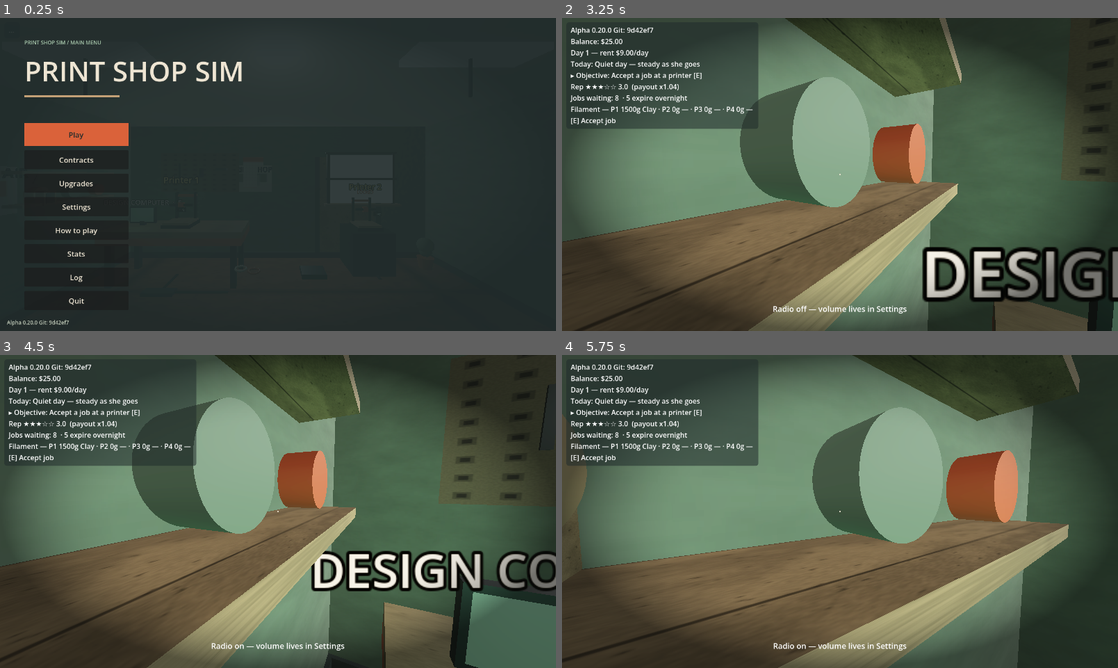
Above: before the commit, frames 1-4 (two rows, left to right).
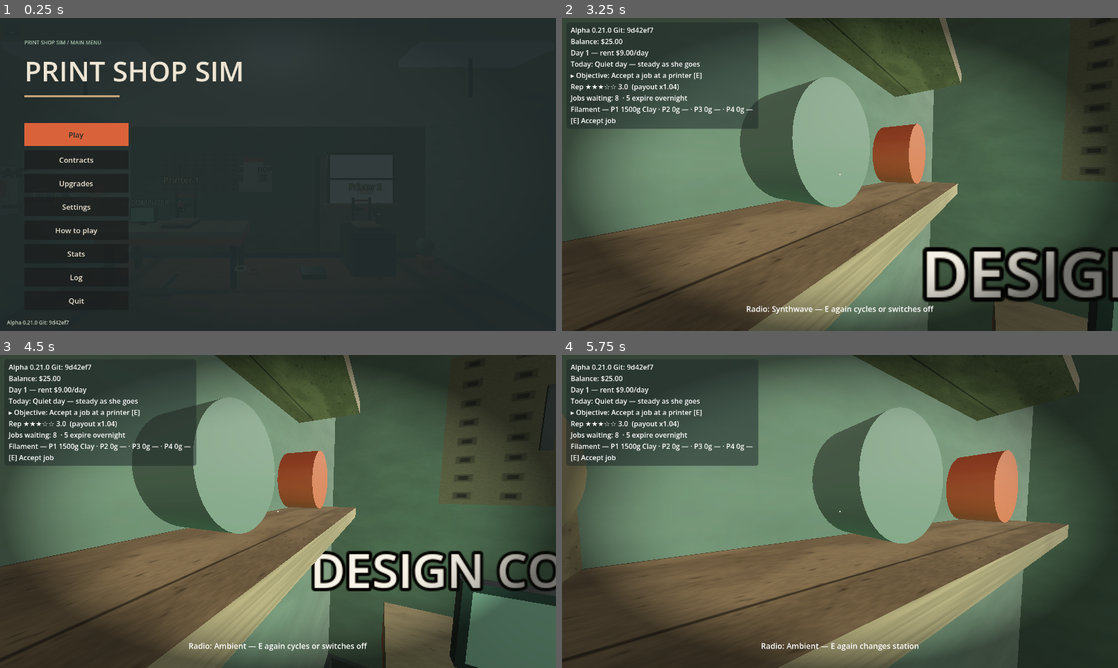
Above: after the commit, the same moments.

Repository: jiracipika/printshop-sim
Game: Godot game, scene res://scenes/Main.tscn
Two runs of this game, one before a commit and one after it. Both use one fixed random seed, a clock stepped at 60 frames per second and the inputs below.
Inputs (mouse positions are in pixels of both pictures, inside the frame that each line leads up to):
- Up to frame 1 (0.25 s): no input
- Up to frame 2 (3.25 s): click "Play" at 0.5 s; tap Enter at 1.25 s; move the mouse to (962, 158) at 1.27 s; hold D (move_right) 1.28-2.03 s; tap E (interact) at 1.35, 2.1, 3.05 s; click (962, 158) at 1.42 s; tap Space at 2 s; move the mouse to (812, 174) at 2.02 s; hold W (move_forward) from 2.03 s (still down); click (812, 174) at 2.17 s; move the mouse to (851, 168) at 2.77 s; tap 1 at 2.85 s; click (851, 168) at 2.92 s
- Up to frame 3 (4.5 s): keep holding W (move_forward); tap Enter at 3.5 s; move the mouse to (272, 517) at 3.52 s; tap 2 at 3.6 s; click (272, 517) at 3.67 s; tap E (interact) at 3.8 s; tap Space at 4.25 s; move the mouse to (316, 514) at 4.27 s; tap 3 at 4.35 s; click (316, 514) at 4.42 s
- Up to frame 4 (5.75 s): keep holding W (move_forward); tap E (interact) at 4.55, 5.3 s; tap Enter at 5 s; move the mouse to (795, 508) at 5.02 s; tap 4 at 5.1 s; click (795, 508) at 5.17 s

The runs differ from the first frame. In frame 1, less than 0.1% of the frame differs, in the area x 5-6%, y 96-98%; in frame 2, 0.4%, in the area x 7-67%, y 3-95%; in frame 3, 0.4%; in frame 4, 0.3%.

Commit message:
feat: flavor & feel — three radio stations, milestone toasts, shop dressing (v0.21.0)
Sfx.STATIONS parameterizes the synth renderer: Lo-fi 72 BPM / Synthwave
100 BPM / Ambient 56 BPM, cached per station; E cycles station -> off ->
back on; settings.radio_station persists; ducking applies to all stations.
Milestone toasts flash gold at top-center the first frame a milestone is
true, log + persist the toasted set (achv_toasted); boot adopts anything
already earned so reloads never re-toast. Dressing: doormat, coffee mug,
cardboard stack — draw-call budget still green (140/346).

Tests: all 35 suites + smoke green (1348 checks; 23 new in v021_test).
v016 drives the station cycle; v015 freezes the shop before its save
snapshot (async milestone saves shift the expected log count).

Diff:
--- a/scripts/Main.gd
+++ b/scripts/Main.gd
@@ -137,7 +137,8 @@
 	get: return _machine(_focus).get("part")
 
 var settings := {"mouse_sens_scale": 1.0, "sfx_volume": 0.8, "invert_y": false, "shadows": true,
-	"music_enabled": true, "music_volume": 0.35, "quality_preset": "Standard"}
+	"music_enabled": true, "music_volume": 0.35, "quality_preset": "Standard",
+	"radio_station": 0}
 var _settings_dirty := false
 var sfx: Sfx
 var _hum: AudioStreamPlayer3D
@@ -146,6 +147,11 @@
 var _music_ducked := false
 ## Per-machine servo-blip countdowns (rate-limited while printing).
 var _servo_timers: Array[float] = []
+## Milestone toasts (v0.21.0): top-center fade label + the set of milestone
+## names already toasted (persisted so nothing re-announces after a reload).
+var _toast: Label
+var _toast_t := 0.0
+var _achv_toasted: Array[String] = []
 var _reticle: ColorRect
 var pitch := 0.0
 var yaw := 0.0
@@ -462,6 +468,14 @@
 		vol = 0.0  # disabled mutes the bus outright (0 volume == muted)
 	Sfx.set_music_volume(vol)
 	if bool(settings.get("music_enabled", true)):
+		# Station swap (v0.21.0): only restart if the stream actually changed.
+		var station := clampi(int(settings.get("radio_station", 0)), 0, Sfx.STATIONS.size() - 1)
+		var wanted: AudioStreamWAV = Sfx.music_station_stream(station)
+		if _music.stream != wanted:
+			var was_playing := _music.playing
+			_music.stream = wanted
+			if was_playing:
+				_music.play()
 		if not _music.playing:
 			_music.play()
 	elif _music.playing:
@@ -480,7 +494,7 @@
 	if payload.has("settings"):
 		var s: Dictionary = payload.settings
 		for key in ["mouse_sens_scale", "sfx_volume", "invert_y", "shadows",
-				"music_enabled", "music_volume", "quality_preset"]:
+				"music_enabled", "music_volume", "quality_preset", "radio_station"]:
 			if s.has(key):
 				apply_setting(key, s[key], false)
 	_update_music_state()
@@ -527,6 +541,17 @@
 	else:
 		# Pre-v0.19 saves: adopt the current tier silently, never re-announce.
 		announced_tier = Events.tier_for_rep(reputation)
+	if payload.has("achv_toasted") and typeof(payload.achv_toasted) == TYPE_ARRAY:
+		_achv_toasted.clear()
+		for name in payload.achv_toasted:
+			if name is String:
+				_achv_toasted.append(name)
+	# Silently adopt anything already earned at load time (a persisted set
+	# can lag the save — the check only runs while the HUD renders): a boot
+	# must never toast old news.
+	for a in _achievements():
+		if bool(a.done) and not _achv_toasted.has(str(a.name)):
+			_achv_toasted.append(str(a.name))
 
 func apply_setting(key: String, value, persist := true) -> void:
 	settings[key] = value
@@ -543,6 +568,8 @@
 			_apply_quality()
 		"quality_preset":
 			_apply_quality()
+		"radio_station":
+			_update_music_state()
 		# mouse_sens_scale / invert_y are read live by the look paths.
 	if persist:
 		_save_game()
@@ -576,6 +603,7 @@
 			"board": job_board.snapshot_payload(),
 			"log": workshop_log.snapshot(),
 			"tier_announced": announced_tier,
+			"achv_toasted": _achv_toasted,
 		})
 	var ok: bool = load("res://scripts/BrowserSave.gd").save_payload(payload)
 	save_status_line = "%s at %s" % ["saved ok" if ok else "save FAILED",
@@ -1589,6 +1617,48 @@
 	pot_body.add_child(pot_shape)
 	pot_body.position = Vector3(-2.9, 0.3, 2.25)
 	add_child(pot_body)
+
+	# Dressing (v0.21.0): doormat under the shop door, a coffee mug on the
+	# design bench, and a cardboard stack by the packing table.
+	var mat_mesh := MeshInstance3D.new()
+	var mat_box := BoxMesh.new()
+	mat_box.size = Vector3(1.3, 0.022, 0.7)
+	mat_mesh.mesh = mat_box
+	var mat_mat := StandardMaterial3D.new()
+	mat_mat.albedo_color = Color("#8A5A3B")
+	mat_mat.roughness = 0.95
+	mat_mesh.material_override = mat_mat
+	mat_mesh.position = Vector3((DOOR_X0 + DOOR_X1) / 2.0, 0.011, ROOM_D / 2.0 - 0.45)
+	mat_mesh.add_to_group("props")
+	add_child(mat_mesh)
+
+	var mug_mesh := MeshInstance3D.new()
+	var mug := CylinderMesh.new()
+	mug.top_radius = 0.035
+	mug.bottom_radius = 0.03
+	mug.height = 0.09
+	mug_mesh.mesh = mug
+	var mug_mat := StandardMaterial3D.new()
+	mug_mat.albedo_color = Color("#C96F42")
+	mug_mat.roughness = 0.4
+	mug_mesh.material_override = mug_mat
+	mug_mesh.position = Vector3(-2.15, 0.945, -2.35)
+	mug_mesh.add_to_group("props")
+	add_child(mug_mesh)
+
+	var cardboard := StandardMaterial3D.new()
+	cardboard.albedo_color = Color("#B08D57")
+	cardboard.roughness = 0.85
+	for b in [[Vector3(3.02, 0.21, 1.85), 0.42], [Vector3(3.02, 0.57, 1.85), 0.3],
+			[Vector3(2.98, 0.16, 1.15), 0.32]]:
+		var box_mesh := MeshInstance3D.new()
+		var box := BoxMesh.new()
+		box.size = Vector3.ONE * float(b[1])
+		box_mesh.mesh = box
+		box_mesh.material_override = cardboard
+		box_mesh.position = b[0]
+		box_mesh.add_to_group("props")
+		add_child(box_mesh)
 
 ## World-space control target on the workbench; the monitor is immediately
 ## readable as a usable tool and the body sits above the bench ray occluder.
@@ -1905,6 +1975,22 @@
 	_prompt.add_theme_font_size_override("font_size", 18)
 	_prompt.text = "Click to play"
 	_hud.add_child(_prompt)
+	# Milestone toast (v0.21.0): top-center, fades after a few seconds.
+	_toast = Label.new()
+	_toast.anchor_left = 0.0
+	_toast.anchor_right = 1.0
+	_toast.anchor_top = 0.0
+	_toast.offset_top = 14
+	_toast.offset_bottom = 44
+	_toast.horizontal_alignment = HORIZONTAL_ALIGNMENT_CENTER
+	_toast.add_theme_font_size_override("font_size", 19)
+	_toast.add_theme_color_override("font_color", Color("#E8B24A"))
+	_toast.add_theme_color_override("font_outline_color", Color(0.1, 0.12, 0.12, 0.9))
+	_toast.add_theme_constant_override("outline_size", 6)
+	_toast.mouse_filter = Control.MOUSE_FILTER_IGNORE
+	_toast.modulate.a = 0.0
+	_hud.add_child(_toast)
+
 	# Narrow/portrait windows (v0.20.0): reflow the status card on resize.
 	get_viewport().size_changed.connect(_apply_hud_layout)
 	_apply_hud_layout()
@@ -2085,6 +2171,12 @@
 	return MOUSE_SENS * float(settings.get("mouse_sens_scale", 1.0)) * 3.0 * (720.0 / maxf(vs.y, 1.0))
 
 func _physics_process(delta: float) -> void:
+	if _toast_t > 0.0:
+		_toast_t = maxf(_toast_t - delta, 0.0)
+		if _toast != null:
+			_toast.modulate.a = clampf(_toast_t / 0.8, 0.0, 1.0)
+			if _toast_t <= 0.0:
+				_toast.visible = false
 	if _player == null:
 		return
 	var touch_active := touch_controls != null and touch_controls.effective_enabled() and touch_controls.is_motion_enabled()
@@ -2267,11 +2359,24 @@
 			Vector2(RADIO_POS.x, RADIO_POS.z)) <= 1.0
 
 func _toggle_radio() -> void:
-	var on := not bool(settings.get("music_enabled", true))
-	apply_setting("music_enabled", on)  # persists through _save_game
+	var names := Sfx.station_names()
+	var station := clampi(int(settings.get("radio_station", 0)), 0, names.size() - 1)
+	if not bool(settings.get("music_enabled", true)):
+		# Off -> back on at the last station.
+		apply_setting("radio_station", station)
+		apply_setting("music_enabled", true)  # persists through _save_game
+		_log_event("radio", "%s radio on" % str(names[station]).to_lower())
+		_set_prompt("Radio: %s — E again changes station" % names[station])
+		return
+	if station + 1 < names.size():
+		apply_setting("radio_station", station + 1)
+		_log_event("radio", "station: %s" % str(names[station + 1]).to_lower())
+		_set_prompt("Radio: %s — E again cycles or switches off" % names[station + 1])
+	else:
+		apply_setting("music_enabled", false)
+		_log_event("radio", "radio off")
+		_set_prompt("Radio off — E turns it back on")
 	sfx.play("click")
-	_log_event("radio", "lo-fi radio %s" % ("on" if on else "off"))
-	_set_prompt("Radio %s — volume lives in Settings" % ("on" if on else "off"))
 
 ## Printer stepper blips (v0.16.0): quiet, rate-limited ticks while a machine
 ## prints — organic spacing so four machines never sync into a drone.
@@ -3189,6 +3294,25 @@
 		card.offset_top = 10.0
 		card.reset_size()
 
+## Flash a top-center toast; the fade lives in _physics_process.
+func _show_toast(text: String) -> void:
+	if _toast == null:
+		return
+	_toast.text = text
+	_toast_t = 3.2
+	_toast.modulate.a = 1.0
+	_toast.visible = true
+
+## Announce milestones the moment they are first earned (v0.21.0). Runs in
+## _update_hud; the toasted set persists so reloads never re-announce.
+func _check_milestone_toasts() -> void:
+	for a in _achievements():
+		if bool(a.done) and not _achv_toasted.has(str(a.name)):
+			_achv_toasted.append(str(a.name))
+			_show_toast("Milestone: %s" % str(a.name))
+			_log_event("milestone", "%s unlocked" % str(a.name))
+			_save_game()
+
 func _update_hud() -> void:
 	_set_reticle(paused == false)
 	var lines: Array[String] = []
@@ -3286,6 +3410,7 @@
 	if grab_line != "":
 		lines.append(grab_line)
 	_status.text = "\n".join(lines)
+	_check_milestone_toasts()
 	_update_chalkboard()
 
 func _update_chalkboard() -> void:
--- a/scripts/SaveSystem.gd
+++ b/scripts/SaveSystem.gd
@@ -106,6 +106,8 @@
 		return {}
 	if not _log_valid(p):
 		return {}
+	if not _achv_toasted_valid(p):
+		return {}
 
 	var out: Dictionary = p.duplicate(true)
 	out["version"] = int(p["version"])
@@ -168,6 +170,28 @@
 		return false
 	if s.has("quality_preset") and not (s["quality_preset"] in ["Low", "Standard", "High"]):
 		return false
+	if s.has("radio_station"):
+		var t2 := typeof(s["radio_station"])
+		if t2 != TYPE_INT and t2 != TYPE_FLOAT:
+			return false
+		var rs := float(s["radio_station"])
+		if rs != floorf(rs) or rs < 0.0 or rs > 2.0:
+			return false
+	return true
+
+
+## Optional "achv_toasted" key (v0.21.0): absent = fine; present must be an
+## array of up to 40 milestone name strings.
+static func _achv_toasted_valid(p: Dictionary) -> bool:
+	if not p.has("achv_toasted"):
+		return true
+	if typeof(p["achv_toasted"]) != TYPE_ARRAY:
+		return false
+	if p["achv_toasted"].size() > 40:
+		return false
+	for v in p["achv_toasted"]:
+		if not (v is String):
+			return false
 	return true
 
 
--- a/scripts/Sfx.gd
+++ b/scripts/Sfx.gd
@@ -103,7 +103,7 @@
 			# and rate-limited by Main while a print runs.
 			s = _wav(_tone(2350.0, 0.035, 0.001, 7.0))
 		"music":
-			s = _music_loop()
+			s = music_station_stream(0)
 		"hum":
 			# Looping printer ambience: mains-frequency drone + soft hiss.
 			var n := int(0.5 * RATE)
@@ -135,50 +135,109 @@
 	return out
 
 
-## --- music (v0.16.0) ------------------------------------------------------------
+## --- music (v0.16.0, stations v0.21.0) ------------------------------------------
 ##
-## Runtime-synthesized lo-fi loop: one soft chord per bar over a vinyl hiss
-## floor, ~72 BPM, 4 bars, seamless loop. Deliberately simple and QUIET —
-## background texture, not a production.
-
-const MUSIC_BPM := 72.0
+## Runtime-synthesized music: one soft chord per bar over a hiss floor, 4
+## bars, seamless loop. Deliberately simple and QUIET — background texture,
+## not a production. v0.21.0 added stations: the radio cycles three loops.
+
 const MUSIC_BARS := 4
-## Dm7 -> G7 -> Cmaj7 -> Am7 (ii-V-I-vi): each bar's [bass root + chord tones]
-## in Hz. Register kept low for warmth.
-const MUSIC_CHORDS: Array[Array] = [
-	[146.83, 220.0, 261.63, 329.63],
-	[98.0, 196.0, 246.94, 293.66],
-	[130.81, 196.0, 261.63, 329.63],
-	[110.0, 220.0, 261.63, 329.63],
+
+## Per-station synth specs: name, tempo, hiss floor, per-bar swell shape
+## (exponent + level), partials as [frequency-multiplier, amplitude] pairs
+## layered on every chord voice, per-voice amps (bass first), and the chord
+## chart ([bass root + chord tones] in Hz).
+const STATIONS: Array[Dictionary] = [
+	{
+		"name": "Lo-fi", "bpm": 72.0, "hiss": 0.012, "env_pow": 1.5, "level": 0.05,
+		"partials": [[1.0, 1.0]],
+		"voices": [1.0, 0.8, 0.8, 0.8],
+		"chords": [
+			[146.83, 220.0, 261.63, 329.63],
+			[98.0, 196.0, 246.94, 293.66],
+			[130.81, 196.0, 261.63, 329.63],
+			[110.0, 220.0, 261.63, 329.63],
+		],
+	},
+	{
+		"name": "Synthwave", "bpm": 100.0, "hiss": 0.006, "env_pow": 1.2, "level": 0.045,
+		"partials": [[1.0, 1.0], [2.0, 0.4], [3.0, 0.22]],
+		"voices": [0.75, 0.75, 0.75, 0.75],
+		"chords": [
+			[110.0, 220.0, 261.63, 329.63],
+			[87.31, 174.61, 220.0, 261.63],
+			[130.81, 196.0, 261.63, 329.63],
+			[98.0, 196.0, 246.94, 293.66],
+		],
+	},
+	{
+		"name": "Ambient", "bpm": 56.0, "hiss": 0.008, "env_pow": 0.8, "level": 0.055,
+		"partials": [[1.0, 1.0], [2.0, 0.18]],
+		"voices": [1.0, 0.7, 0.7, 0.9],
+		"chords": [
+			[65.41, 130.81, 196.0, 246.94],
+			[87.31, 174.61, 220.0, 261.63],
+			[65.41, 130.81, 196.0, 246.94],
+			[87.31, 174.61, 220.0, 261.63],
+		],
+	},
 ]
 
-static func _music_loop() -> AudioStreamWAV:
-	var bar := 4.0 * 60.0 / MUSIC_BPM
+static func station_names() -> Array[String]:
+	var out: Array[String] = []
+	for s in STATIONS:
+		out.append(str(s.name))
+	return out
+
+
+## The synthesized loop for radio `station` (clamped). One shared renderer;
+## station 0 reproduces the v0.16 lo-fi loop exactly (same bpm/chords and a
+## single 1.0 partial). Cached per station — Main compares streams by
+## reference to decide whether to swap.
+static var _station_cache: Dictionary = {}
+
+static func music_station_stream(station: int) -> AudioStreamWAV:
+	var idx := clampi(station, 0, STATIONS.size() - 1)
+	if _station_cache.has(idx):
+		return _station_cache[idx]
+	var spec: Dictionary = STATIONS[idx]
+	var bpm := float(spec.bpm)
+	var chords: Array = spec.chords
+	var partials: Array = spec.partials
+	var voices: Array = spec.voices
+	var env_pow := float(spec.env_pow)
+	var level := float(spec.level)
+	var bar := 4.0 * 60.0 / bpm
 	var total := int(bar * MUSIC_BARS * RATE)
 	var out := PackedFloat32Array()
 	out.resize(total)
 	var prev := 0.0
 	for i in total:
 		prev += 0.02 * ((randf() * 2.0 - 1.0) - prev)
-		out[i] = 0.012 * prev  # vinyl hiss floor
+		out[i] = float(spec.hiss) * prev  # hiss floor
 	for b in MUSIC_BARS:
-		var chord: Array = MUSIC_CHORDS[b]
+		var chord: Array = chords[b]
 		var start := int(b * bar * RATE)
 		var n := int(bar * RATE)
 		for i in n:
 			var t := float(i) / RATE
-			# Half-sine swell per bar: silent seams, no clicks between chords.
-			var env := pow(sin(PI * float(i) / float(n)), 1.5) * 0.05
+			# Swell per bar: silent seams, no clicks between chords.
+			var env := pow(sin(PI * float(i) / float(n)), env_pow) * level
 			var sample := 0.0
 			for f in chord.size():
-				sample += sin(TAU * float(chord[f]) * t) * (1.0 if f == 0 else 0.8)
+				var va := float(voices[f]) if f < voices.size() else 0.8
+				for p in partials:
+					sample += sin(TAU * float(chord[f]) * float(p[0]) * t) \
+						* float(p[1]) * va
 			out[start + i] += env * sample / float(chord.size())
 	# Crossfade the tail into the head so the loop seam is inaudible.
 	var fade := int(0.05 * RATE)
 	for i in fade:
 		var k := float(i) / float(fade)
 		out[total - fade + i] = lerpf(out[total - fade + i], out[i], k)
-	return _wav(out, true)
+	var wav := _wav(out, true)
+	_station_cache[idx] = wav
+	return wav
 
 ## Create (once) and return the name of the shared Music bus.
 static func music_bus_name() -> String:
--- a/scripts/Version.gd
+++ b/scripts/Version.gd
@@ -2,7 +2,7 @@
 
 # Autoload: build/version identification so we always know what's deployed.
 
-const VERSION := "0.20.0"
+const VERSION := "0.21.0"
 const GIT_SHA := "9d42ef7"  # stamped by tools/build_web.sh at export time
 
 func label() -> String:
--- a/tests/v015_test.gd
+++ b/tests/v015_test.gd
@@ -240,7 +240,11 @@
 	_ok(kinds.find("expired") < kinds.find("rent"),
 		"entries stay in append order (expiry logged before rent)")
 
-	# Persist: save carries the log; a fresh Main restores it.
+	# Persist: save carries the log; a fresh Main restores it. Freeze the
+	# shop first: milestone toasts (v0.21) save on their own while the
+	# physics loop is still running, which would mutate the file after the
+	# snapshot and shift the expected count.
+	main.paused = true
 	main._save_game()
 	var payload: Dictionary = load("res://scripts/BrowserSave.gd").load_payload()
 	_ok(payload.has("log") and payload["log"].size() >= 4,
--- a/tests/v016_test.gd
+++ b/tests/v016_test.gd
@@ -46,9 +46,10 @@
 		and music.loop_begin == 0 and music.loop_end == music.data.size() / 2,
 		"music loops across the full buffer")
 	var seconds := music.data.size() / 2.0 / Sfx.RATE
-	var expect := 4.0 * 60.0 / Sfx.MUSIC_BPM * Sfx.MUSIC_BARS
+	var bpm := float(Sfx.STATIONS[0].bpm)
+	var expect := 4.0 * 60.0 / bpm * Sfx.MUSIC_BARS
 	_ok(absf(seconds - expect) < 0.1,
-		"music is 4 bars at ~%d BPM (%.1fs)" % [Sfx.MUSIC_BPM, seconds])
+		"music is 4 bars at ~%d BPM (%.1fs)" % [int(bpm), seconds])
 	# Quiet by design: peak amplitude stays well under the SFX norm.
 	var peak := 0.0
 	for i in range(0, music.data.size(), 512):
@@ -102,18 +103,26 @@
 	main.paused = false
 	main.captured = true
 	main._player.global_position = Vector3(-3.0, 0.3, -1.0)
+	# v0.21.0: E cycles stations Lo-fi -> Synthwave -> Ambient -> off -> on.
+	main._try_interact()
+	_ok(main._music.playing and int(main.settings.radio_station) == 1,
+		"E at the radio moves to station 2, still playing")
+	main._try_interact()
+	_ok(main._music.playing and int(main.settings.radio_station) == 2,
+		"E again moves to station 3")
 	main._try_interact()
 	_ok(not main._music.playing and not bool(main.settings.music_enabled),
-		"E at the radio turns the music off")
-	main._try_interact()
-	_ok(main._music.playing and bool(main.settings.music_enabled),
-		"E again turns the music back on")
+		"E past the last station turns the music off")
+	main._try_interact()
+	_ok(main._music.playing and bool(main.settings.music_enabled)
+		and int(main.settings.radio_station) == 2,
+		"E again turns the music back on the same station")
 	var radio_log: Array[String] = []
 	for e in main.workshop_log.entries():
 		if str(e["kind"]) == "radio":
 			radio_log.append(str(e["text"]))
-	_ok(radio_log.size() == 2 and "off" in radio_log[0] and "on" in radio_log[1],
-		"radio toggles land in the workshop log")
+	_ok(radio_log.size() == 4 and "off" in radio_log[2],
+		"radio station changes land in the workshop log")
 
 	# Slider writes through apply_setting; disabled stops the player.
 	main.apply_setting("music_volume", 0.6, false)
--- /dev/null
+++ b/tests/v021_test.gd
@@ -0,0 +1,188 @@
+extends SceneTree
+
+## v0.21.0 — "Flavor & feel": three radio stations on E, milestone toasts,
+## shop dressing (doormat, mug, box stack). Run:
+## timeout 180 godot --headless --path . -s tests/v021_test.gd
+
+var checks := 0
+var failures := 0
+
+
+func _ok(cond: bool, label: String) -> void:
+	checks += 1
+	if cond:
+		print("ok %d: %s" % [checks, label])
+	else:
+		failures += 1
+		printerr("FAIL %d: %s" % [checks, label])
+
+
+func _init() -> void:
+	root.ready.connect(_run)
+
+
+func _run() -> void:
+	BrowserSave.clear()
+	_test_stations()
+	await _test_radio_and_toasts()
+	BrowserSave.clear()
+	print("---")
+	print("checks=%d failures=%d" % [checks, failures])
+	quit(1 if failures > 0 else 0)
+
+
+## --- station streams ------------------------------------------------------------
+
+func _test_stations() -> void:
+	var names := Sfx.station_names()
+	_ok(names.size() == 3 and names[0] == "Lo-fi" and names[1] == "Synthwave"
+		and names[2] == "Ambient", "three named stations")
+	var streams: Array = []
+	var all_loop := true
+	var distinct := {}
+	for i in range(3):
+		var s: AudioStreamWAV = Sfx.music_station_stream(i)
+		streams.append(s)
+		distinct[s.data.size()] = true
+		if s.loop_mode != AudioStreamWAV.LOOP_FORWARD or s.loop_end != s.data.size() / 2:
+			all_loop = false
+	_ok(all_loop, "every station loops seamlessly")
+	_ok(distinct.size() == 3, "stations differ in length (tempo)")
+	# Station 0 keeps the v0.16 lo-fi timing; cached streams are stable.
+	_ok(absf(streams[0].data.size() / 2.0 / Sfx.RATE - 4.0 * 4.0 * 60.0 / 72.0) < 0.1,
+		"Lo-fi stays 4 bars at 72 BPM")
+	_ok(Sfx.music_station_stream(1) == streams[1]
+		and Sfx.stream("music") == streams[0],
+		"station streams are cached and 'music' maps to station 0")
+	# All stations stay quiet like the original loop.
+	var peak_ok := true
+	for s in streams:
+		var peak := 0.0
+		for i in range(0, s.data.size(), 512):
+			peak = maxf(peak, float(absi(s.data.decode_s16(i))) / 32767.0)
+		if peak >= 0.25:
+			peak_ok = false
+	_ok(peak_ok, "every station stays quiet (peak < 0.25)")
+
+
+## --- radio cycling + toasts on a live shop ---------------------------------------
+
+func _test_radio_and_toasts() -> void:
+	var packed: PackedScene = load("res://scenes/Main.tscn")
+	var main = packed.instantiate()
+	root.add_child(main)
+	await physics_frame
+	await physics_frame
+	main.paused = false
+	main.captured = true
+
+	# Default: station 0 playing.
+	_ok(int(main.settings.radio_station) == 0 and main._music.playing
+		and main._music.stream == Sfx.music_station_stream(0),
+		"radio boots on Lo-fi")
+	main._player.global_position = Vector3(-3.0, 0.3, -1.0)
+	main._try_interact()
+	_ok(int(main.settings.radio_station) == 1 and main._music.playing
+		and main._music.stream == Sfx.music_station_stream(1)
+		and main._prompt.text.contains("Synthwave"),
+		"E moves to Synthwave without stopping playback")
+	# Ducking works on the new station too.
+	var music_bus := AudioServer.get_bus_index("Music")
+	main._open_design_studio()
+	var ducked_db := AudioServer.get_bus_volume_db(music_bus)
+	main._close_design_studio()
+	var restored_db := AudioServer.get_bus_volume_db(music_bus)
+	_ok(ducked_db < restored_db, "studio ducks the station bus, closing restores")
+	# The studio pauses the shop; re-arm before the next radio press.
+	main.paused = false
+	main.captured = true
+	main._try_interact()
+	_ok(int(main.settings.radio_station) == 2 and main._music.playing,
+		"E moves to Ambient")
+	main._try_interact()
+	_ok(not bool(main.settings.music_enabled) and not main._music.playing,
+		"E past the last station switches the radio off")
+	main._try_interact()
+	_ok(bool(main.settings.music_enabled) and int(main.settings.radio_station) == 2
+		and main._music.stream == Sfx.music_station_stream(2),
+		"E revives the radio on the last station")
+	# Station persists through a save.
+	main._save_game()
+	var saved: Dictionary = load("res://scripts/BrowserSave.gd").load_payload()
+	_ok(int(saved.get("settings", {}).get("radio_station", -1)) == 2,
+		"radio_station persists in the save")
+
+	# Milestone toasts: flipping a stat toasts exactly once, persists.
+	main._update_hud()
+	var toasted_before: int = main._achv_toasted.size()
+	main.stats.delivered = 10
+	main._update_hud()
+	_ok(main._toast.visible and main._toast_t > 0.0
+		and main._toast.text.contains("Milestone"),
+		"the hud shows a milestone toast")
+	var ten_orders := false
+	var first_sale := false
+	for n in main._achv_toasted:
+		if n == "Ten orders":
+			ten_orders = true
+		if n == "First sale":
+			first_sale = true
+	_ok(first_sale and ten_orders and main._achv_toasted.size() >= toasted_before + 2,
+		"both new milestones recorded as toasted")
+	main._update_hud()
+	_ok(main._toast.text.contains("Ten orders") or main._toast.visible,
+		"toast label survives to show the latest")
+	var milestone_logs := 0
+	for e in main.workshop_log.entries():
+		if str(e["kind"]) == "milestone":
+			milestone_logs += 1
+	_ok(milestone_logs >= 2, "milestones land in the workshop log")
+	main.queue_free()
+	await physics_frame
+
+	# Reload: no re-toasting of already-earned milestones.
+	var main2 = packed.instantiate()
+	root.add_child(main2)
+	await physics_frame
+	await physics_frame
+	_ok(main2._achv_toasted.has("First sale") and main2._achv_toasted.has("Ten orders"),
+		"toasted set survives the reload")
+	main2.stats.earned_cents = 60000
+	main2._update_hud()
+	_ok(main2._toast.text.contains("High earner"),
+		"newly earned milestones still toast after reload")
+	main2.queue_free()
+	await physics_frame
+
+	# --- dressing props + budget ------------------------------------------------
+	var main3 = packed.instantiate()
+	root.add_child(main3)
+	await physics_frame
+	var found := {"mat": false, "mug": false, "boxes": 0}
+	for prop in main3.get_tree().get_nodes_in_group("props"):
+		if prop is MeshInstance3D:
+			var p := prop as MeshInstance3D
+			if p.position.y < 0.02 and p.position.z > 2.0 and absf(p.position.x - 1.6) < 0.1:
+				found.mat = true
+			if p.position.y > 0.9 and p.position.y < 1.0 and p.position.z < -2.0:
+				found.mug = true
+			if p.position.x > 2.8 and p.position.y > 0.1 and p.position.y < 0.6:
+				found.boxes += 1
+	_ok(found.mat, "doormat sits under the shop door")
+	_ok(found.mug, "coffee mug on the design bench")
+	_ok(found.boxes >= 3, "cardboard stack by the packing table")
+	var total := 0
+	var visible := 0
+	var stack := [main3]
+	while stack.size() > 0:
+		var n = stack.pop_back()
+		if n is MeshInstance3D:
+			total += 1
+			if n.visible and n.is_visible_in_tree():
+				visible += 1
+		for c in n.get_children():
+			stack.append(c)
+	_ok(visible <= 180 and total <= 400,
+		"draw-call budget still holds (%d visible / %d total)" % [visible, total])
+	main3.queue_free()
+	await physics_frame
Not shown, added: tests/v021_test.gd.uid
Not shown, changed: docs/HANDOFF.md
Not shown, changed: docs/ROADMAP.md
